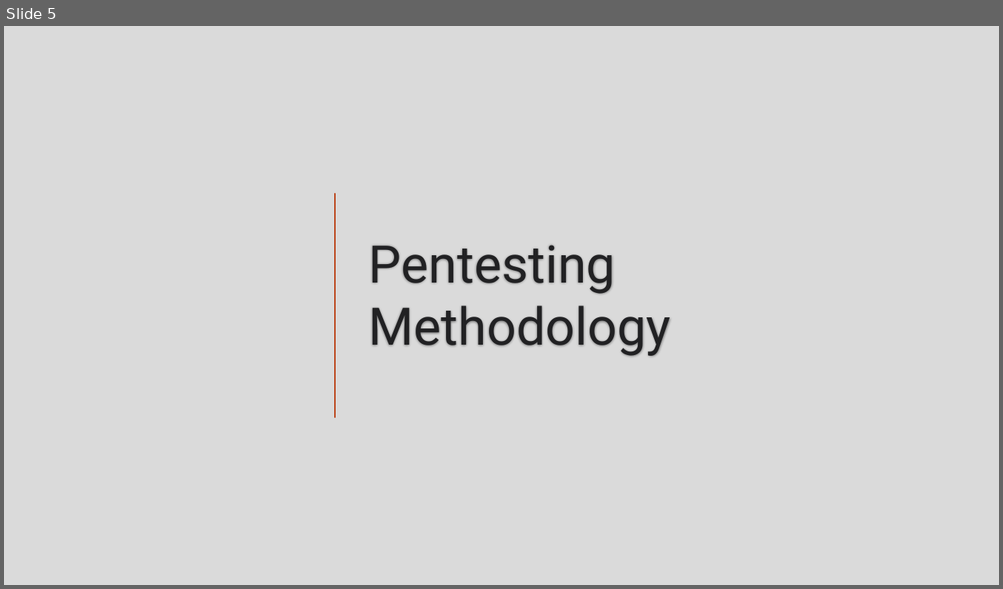
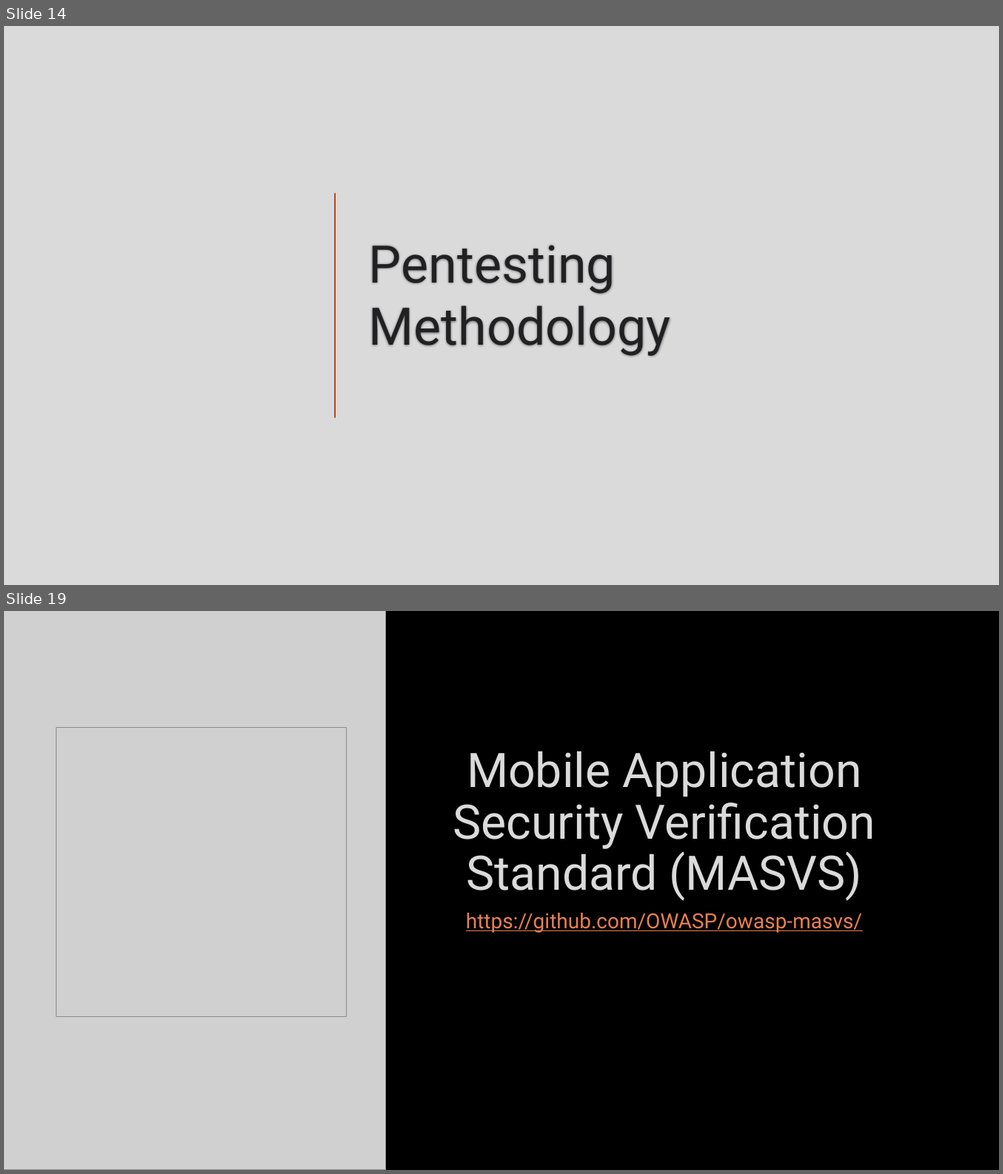
Before and after one commit to hexa-decim8/ISBPM, a slide deck: Class_Materials/Week_2/Day_1_Security_and_Architecture_WIP/ISBPM - Intro to Security.pptx. Shown one above the other, each under a label of ours: slide 5 before the commit, slides 14 and 19 after it; the slides between them are not shown. The pictures are 1003x589 and 1003x1174 pixels, drawn with LibreOffice and Linux fonts; fonts in the diff are those of the drawing; grey boxes stand for pictures; background and template pictures are left out. Boxes give left, top, right and bottom in pixels: in the first picture for what was removed or moved away, otherwise in the second. Text is boxed around its words. In the diff, an @@ line names an element or a change of style, - is before the commit and + after.

```diff
--- a/Class_Materials/Week_2/Day_1_Security_and_Architecture_WIP/ISBPM - Intro to Security.pptx
+++ b/Class_Materials/Week_2/Day_1_Security_and_Architecture_WIP/ISBPM - Intro to Security.pptx
@@ slide 19 added at <box>4,611,999,1170</box>, background picture (left out) @@
@@ picture added at <box>4,611,386,1170</box> @@
@@ picture added at <box>57,727,346,1017</box> @@
@@ title added at <box>452,751,875,901</box>, 46 pt, text #DADADA @@
+Mobile Application Security Verification Standard (MASVS)
@@ text added at <box>466,913,862,933</box>, 20 pt, text #E98052, underline @@
+https://github.com/OWASP/owasp-masvs/
@@ what was slide 5 is now slide 14 @@
```
Also in this commit, not shown: 3 slides changed, 13 other slides added, 3 other files.
